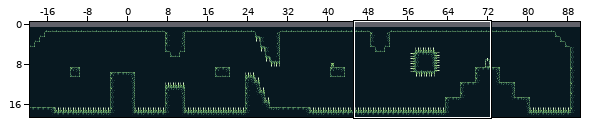
Tiled map (JSON), stored at res/level6.tmj. The first picture is a wide view before the edit; the outline marks the close-up.
Close-up. The starting point:
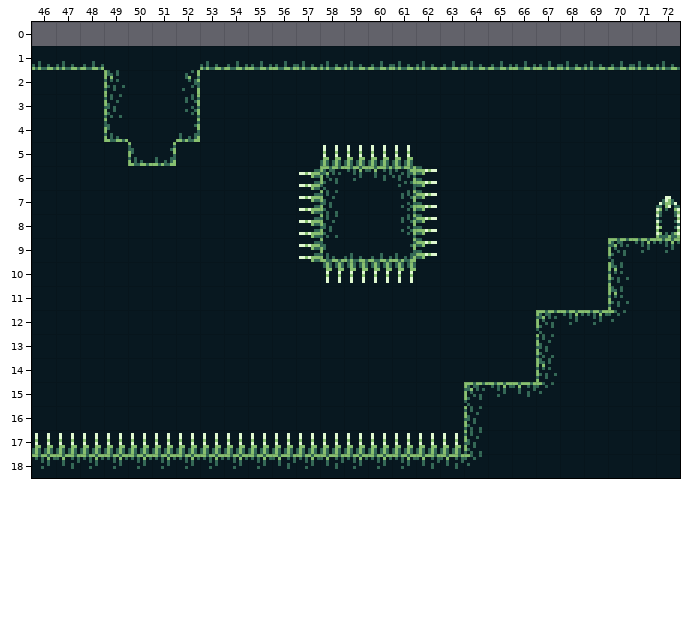
Cells are 8x8 px. Shown: x 46..72, y 0..18. The commit also changed other parts of the map, which this record leaves out. The old version is drawn lined up with the new one.
And afterwards:
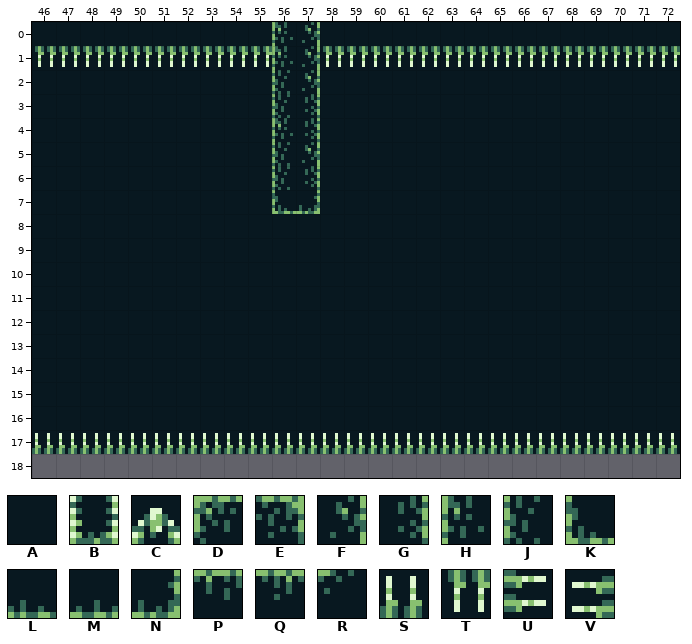
Key: from "caverns": A 0, B 1, C 2, D 4, E 5, F 6, G 7, H 8, J 9, K 10, L 11, M 12, N 13, P 25, Q 26, R 27, S 30, T 31, U 32, V 33.
_ is an empty cell.
Tiles replaced or removed in this view: A, B, C, D, E, F, G, H, J, K, L, M, N, P, Q, R, S, T, U, V.
Difference:
Changed rows in their new state; . is an unchanged cell.
map size 112x18 -> 90x18 cells (old content now starts at -21,1; both pictures use the new coordinates)
Layer "collisions":
first column x 46:
18 ___________________________
Layer "tiles":
first column x 46:
 0 AAAAAAAAAAHFAAAAAAAAAAAAAAA
 1 TTTTTTTTTTHFTTTTTTTTTTTTTTT
 2 ...A..A...JF...............
 3 ...A..A...JG...............
 4 ...A..A...HG...............
 5 ....AA....JFAAAA...........
 6 ..........JGAAAAA..........
 7 ..........KNA..AA.........A
 8 ...........AA..AA.........A
 9 ...........AAAAAA.......AAA
10 ............AAAA........A..
11 ........................A..
12 .....................AAAA..
13 .....................A.....
14 .....................A.....
15 ..................AAAA.....
16 ..................A........
17 ..................SSSSSSSSS
18 ___________________________
Where, in picture pixels (left, top, right, bottom), the same in both close-ups:
changed: (32, 22, 680, 478)
